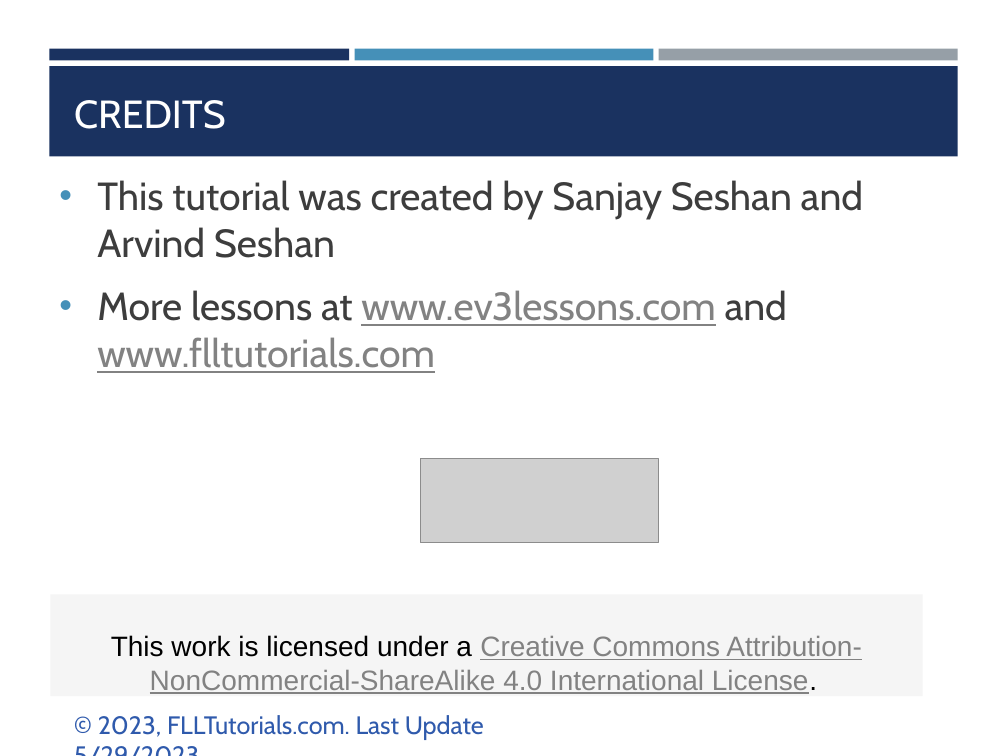
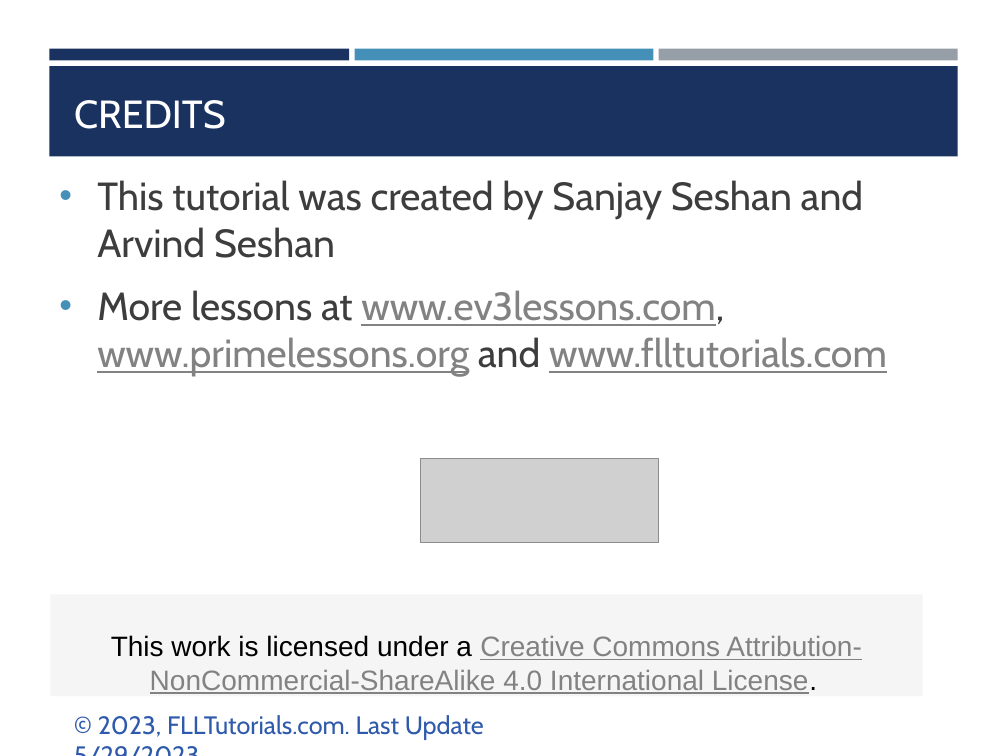
Before and after one commit to ev3lessons/FLL-Tutorials, a slide deck: slide 5 of translations/en-us/RobotGame/AlignInLaunch.pptx. Drawn at 1008x756 pixels with LibreOffice and Linux fonts; fonts in the diff are those of the drawing; grey boxes stand for pictures. Boxes give left, top, right and bottom in pixels: in the first picture for what was removed or moved away, otherwise in the second. Text is boxed around its words. In the diff, an @@ line names an element or a change of style, - is before the commit and + after.

```diff
--- a/translations/en-us/RobotGame/AlignInLaunch.pptx
+++ b/translations/en-us/RobotGame/AlignInLaunch.pptx
@@ text at <box>97,290,887,377</box>: text changed @@
-• More lessons at www.ev3lessons.com and www.flltutorials.com
+• More lessons at www.ev3lessons.com, www.primelessons.org and www.flltutorials.com
```
Also in this commit, not shown: 2 other slides changed, 7 other files.
